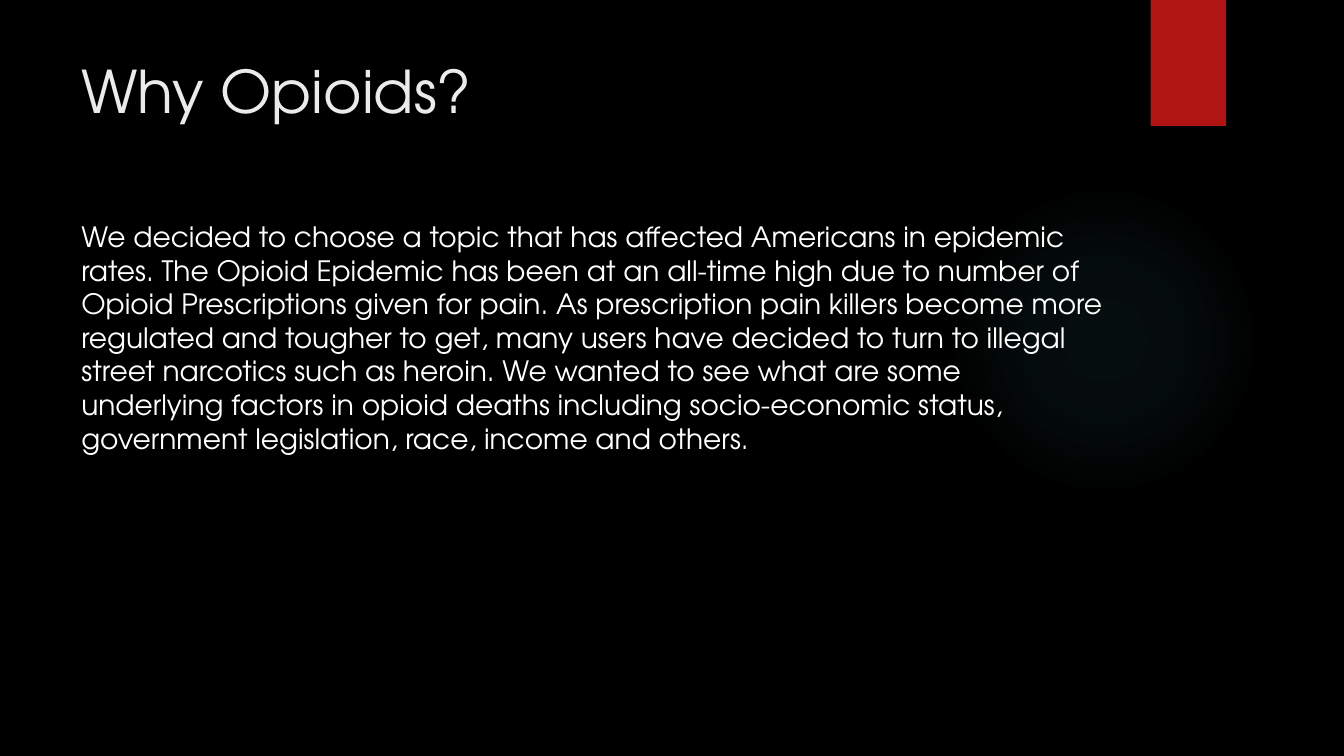
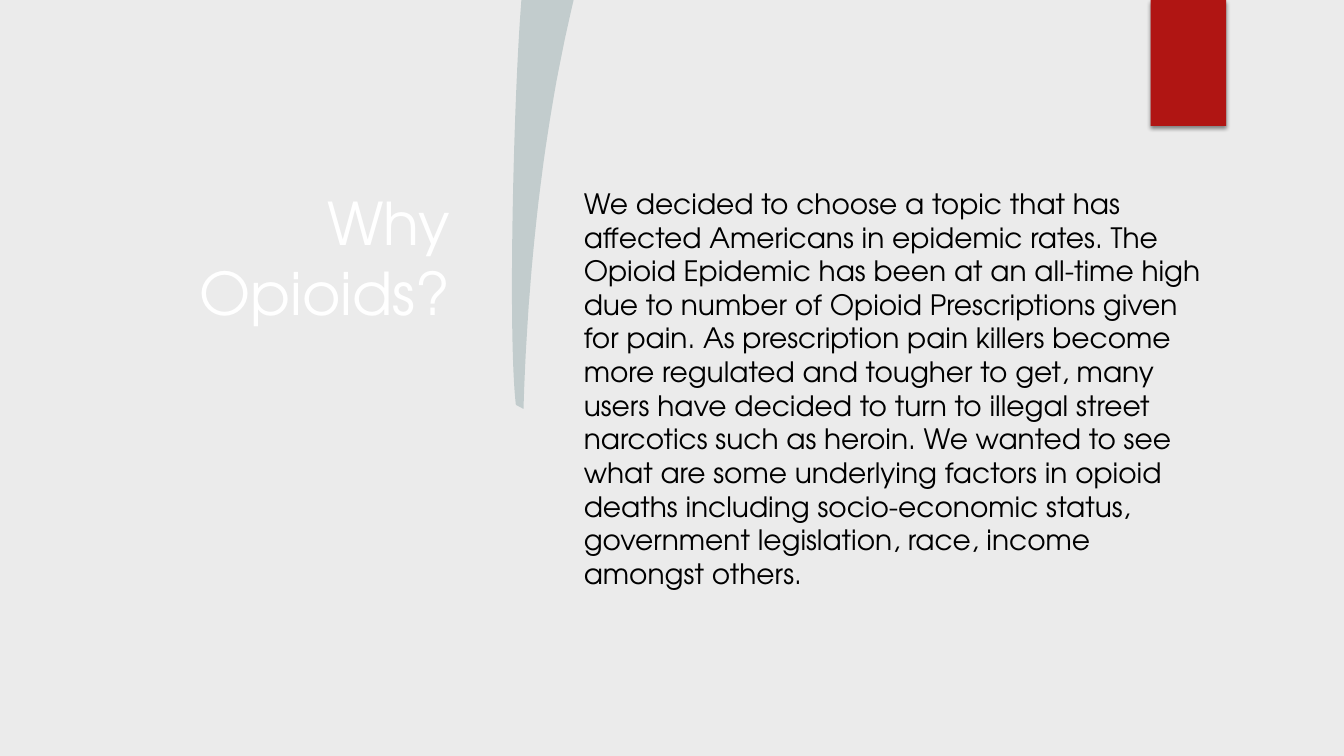
Before and after one commit to GregPoppe/opioid_project, a slide deck: slide 2 of Opioid_Crisis.pptx. Drawn at 1344x756 pixels with LibreOffice and Linux fonts; fonts in the diff are those of the drawing; background and template pictures are left out. Boxes give left, top, right and bottom in pixels: in the first picture for what was removed or moved away, otherwise in the second. Text is boxed around its words. In the diff, an @@ line names an element or a change of style, - is before the commit and + after.

```diff
--- a/Opioid_Crisis.pptx
+++ b/Opioid_Crisis.pptx
@@ background picture (left out) to #EBEBEB @@
@@ rectangle added at bbox=[0, 0, 1344, 756], fill #EBEBEB @@
@@ freeform shape added at bbox=[512, 0, 574, 409], fill #1E5155 at 20% opacity @@
@@ rectangle removed at bbox=[1150, 0, 1226, 126] @@
@@ rectangle added at bbox=[1150, 0, 1226, 126], fill #B01513 @@
@@ title "Why Opioids?": place and size @@
-title "Why Opioids?" at bbox=[81, 68, 472, 125]
+title "Why Opioids?" at bbox=[72, 181, 460, 675]
@@ title "Why Opioids?" at bbox=[72, 181, 460, 675]: text colour #EBEBEB to #FFFFFF; alignment left to right @@
@@ text at bbox=[584, 193, 1201, 590]: text changed; text colour #FFFFFF to #000000 @@
-We decided to choose a topic that has affected Americans in epidemic rates. The Opioid Epidemic has been at an all-time high due to number of Opioid Prescriptions given for pain. As prescription pain killers become more regulated and tougher to get, many users have decided to turn to illegal street narcotics such as heroin. We wanted to see what are some underlying factors in opioid deaths including socio-economic status, government legislation, race, income and others.
+We decided to choose a topic that has affected Americans in epidemic rates. The Opioid Epidemic has been at an all-time high due to number of Opioid Prescriptions given for pain. As prescription pain killers become more regulated and tougher to get, many users have decided to turn to illegal street narcotics such as heroin. We wanted to see what are some underlying factors in opioid deaths including socio-economic status, government legislation, race, income amongst others.
@@ ellipse removed at bbox=[949, 185, 1259, 495] @@
```
Also in this commit, not shown: 8 other slides changed, 21 slides added, 6 slides removed.
